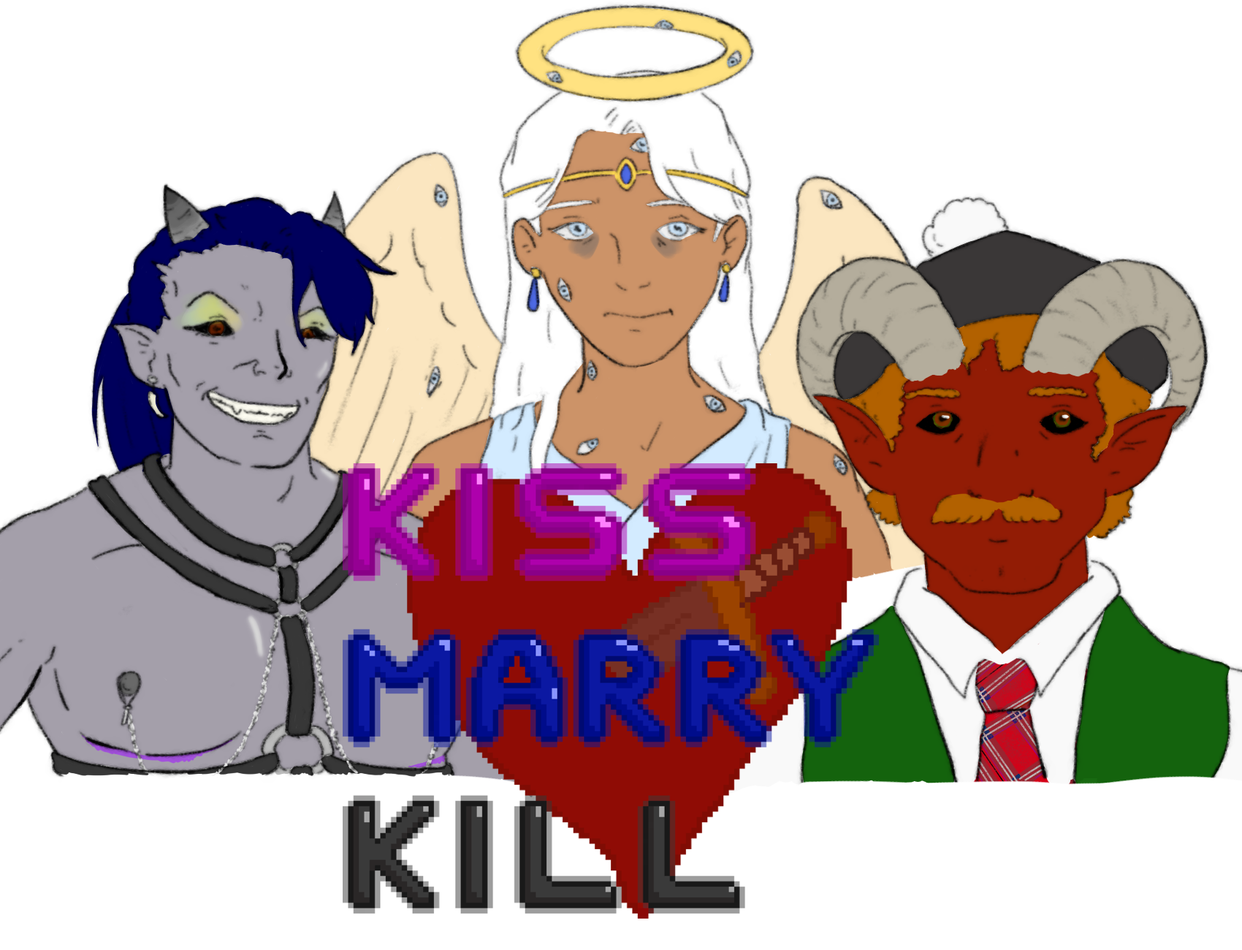
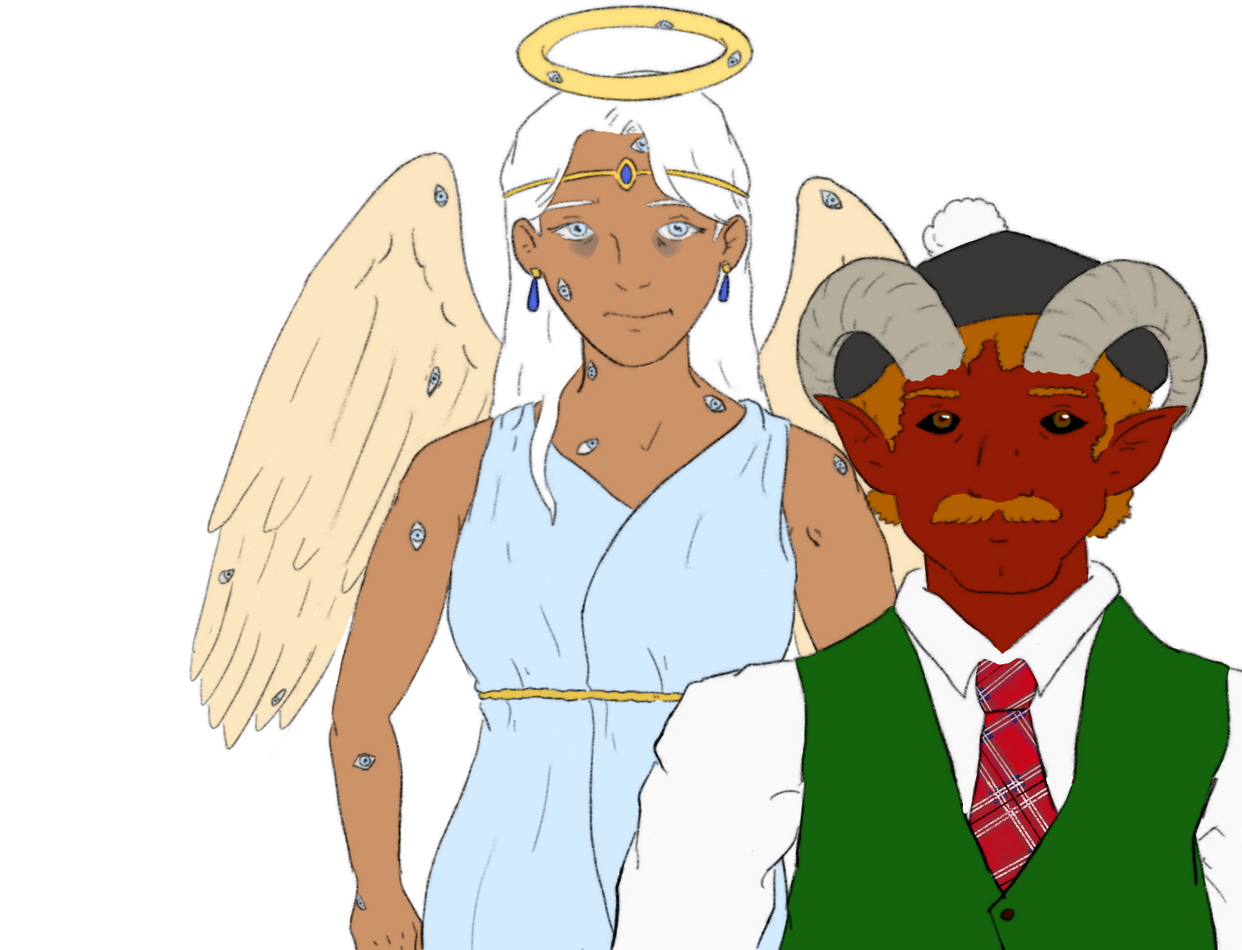
Comparing the layer stacks of the two 1242px x 950px images. Changes:
hid "Calque de dessin 2", painted on it over (x1=318, y1=456, x2=880, y2=950)
hid "Calque de dessin 7" (1st of 2), painted on it over (x1=0, y1=182, x2=622, y2=860)
painted on "Calque de dessin 7" (2nd of 2) over (x1=386, y1=265, x2=1242, y2=895)
removed layer "Calque de dessin 1" over (x1=243, y1=188, x2=982, y2=635)
added layer "Calque de dessin 10" above "Calque de dessin 11" over (x1=561, y1=654, x2=1242, y2=950)
added layer "Calque de dessin 11" above "Calque de dessin 9" over (x1=607, y1=607, x2=1242, y2=950)
added layer "Calque de dessin 9" above "Calque de dessin 8" over (x1=93, y1=182, x2=1216, y2=950)
